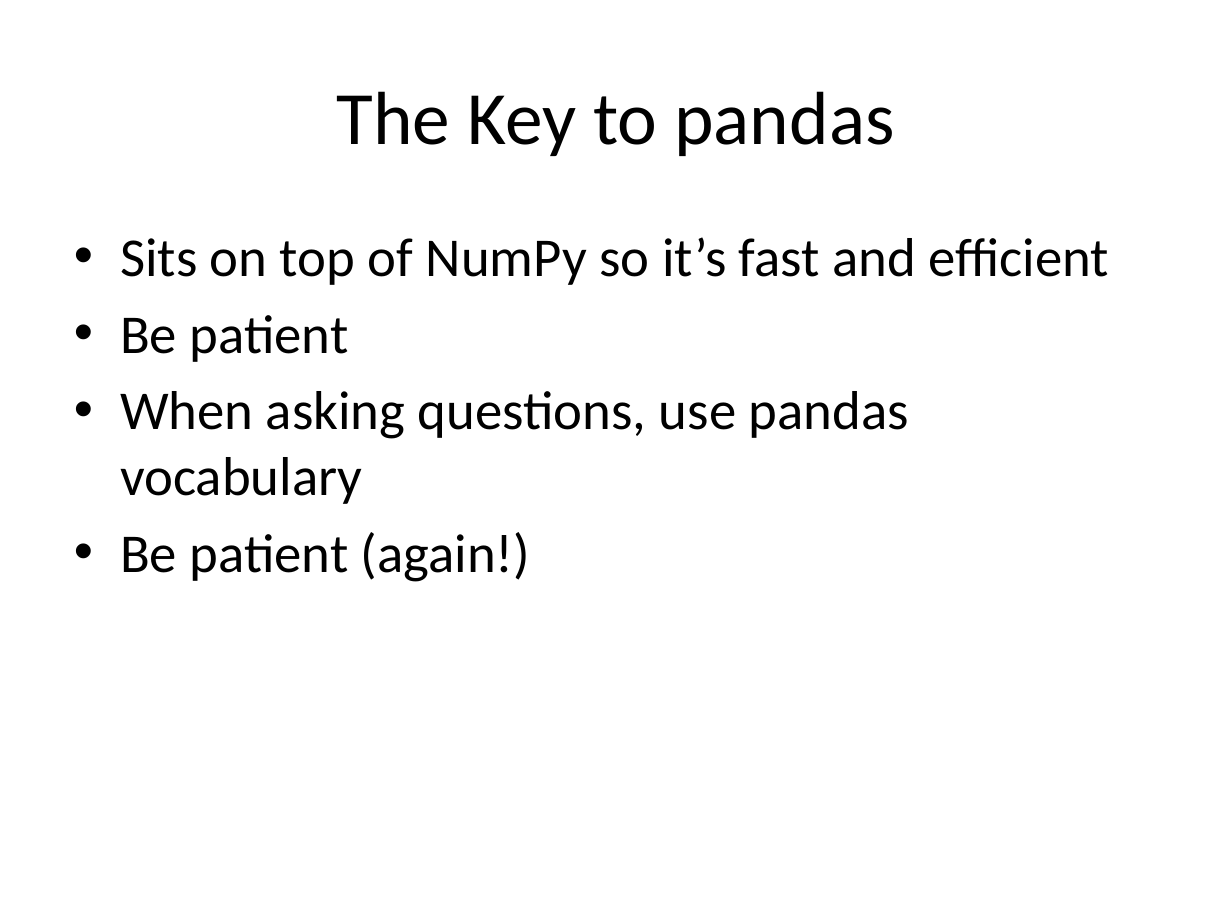
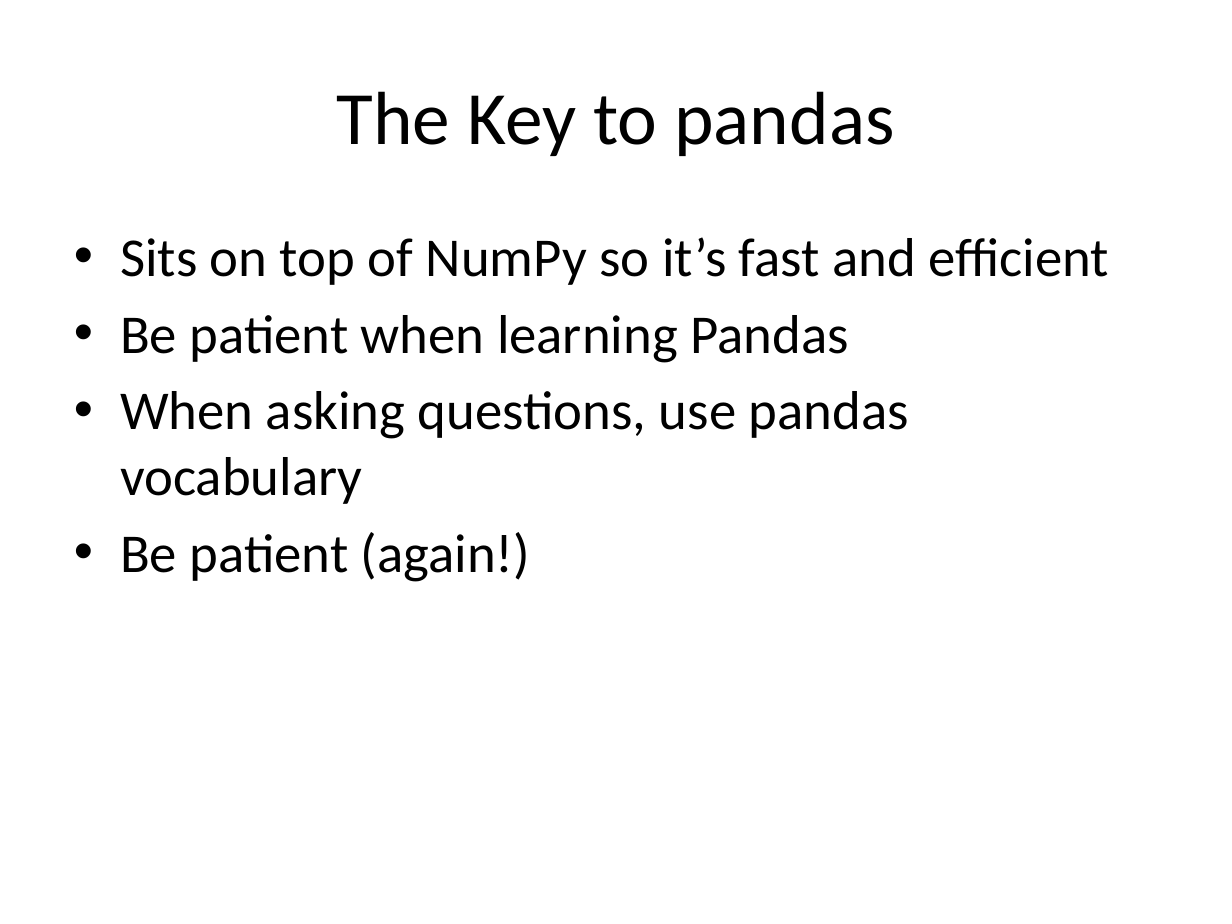
Before and after one commit to zengm71/Course-Overview, a slide deck: slide 3 of week_11/11.1 Introducing Pandas.pptx. Drawn at 1232x924 pixels with LibreOffice and Linux fonts; fonts in the diff are those of the drawing. Boxes give left, top, right and bottom in pixels: in the first picture for what was removed or moved away, otherwise in the second. Text is boxed around its words. In the diff, an @@ line names an element or a change of style, - is before the commit and + after.

```diff
--- a/week_11/11.1 Introducing Pandas.pptx
+++ b/week_11/11.1 Introducing Pandas.pptx
@@ text at [120,315,849,363]: text changed @@
-• Be patient
+• Be patient when learning Pandas
```
Also in this commit, not shown: 1 other slide changed, 6 other files.
